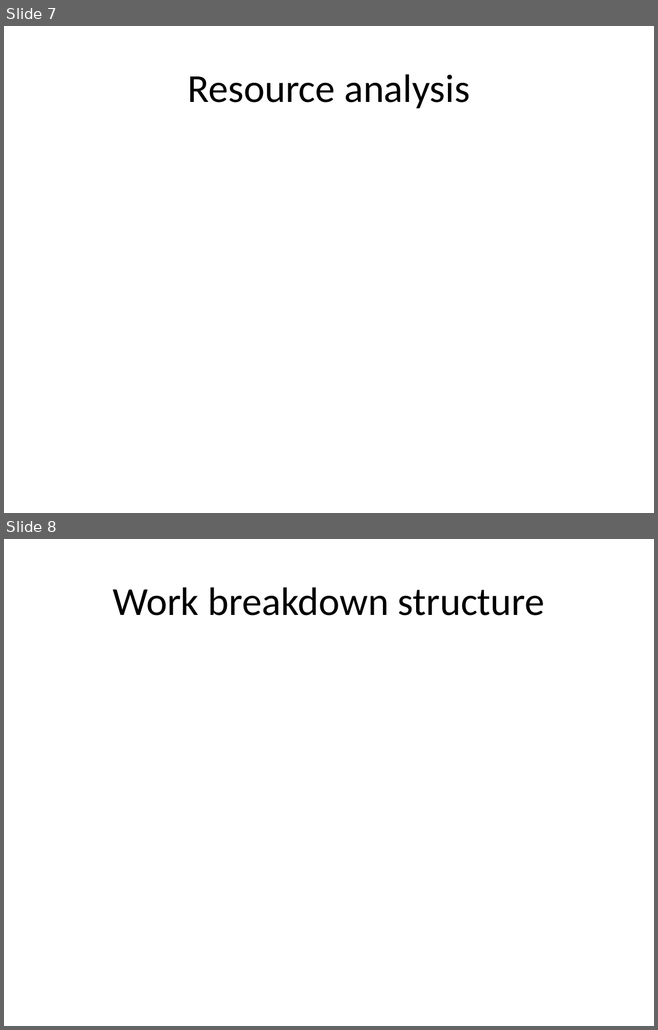
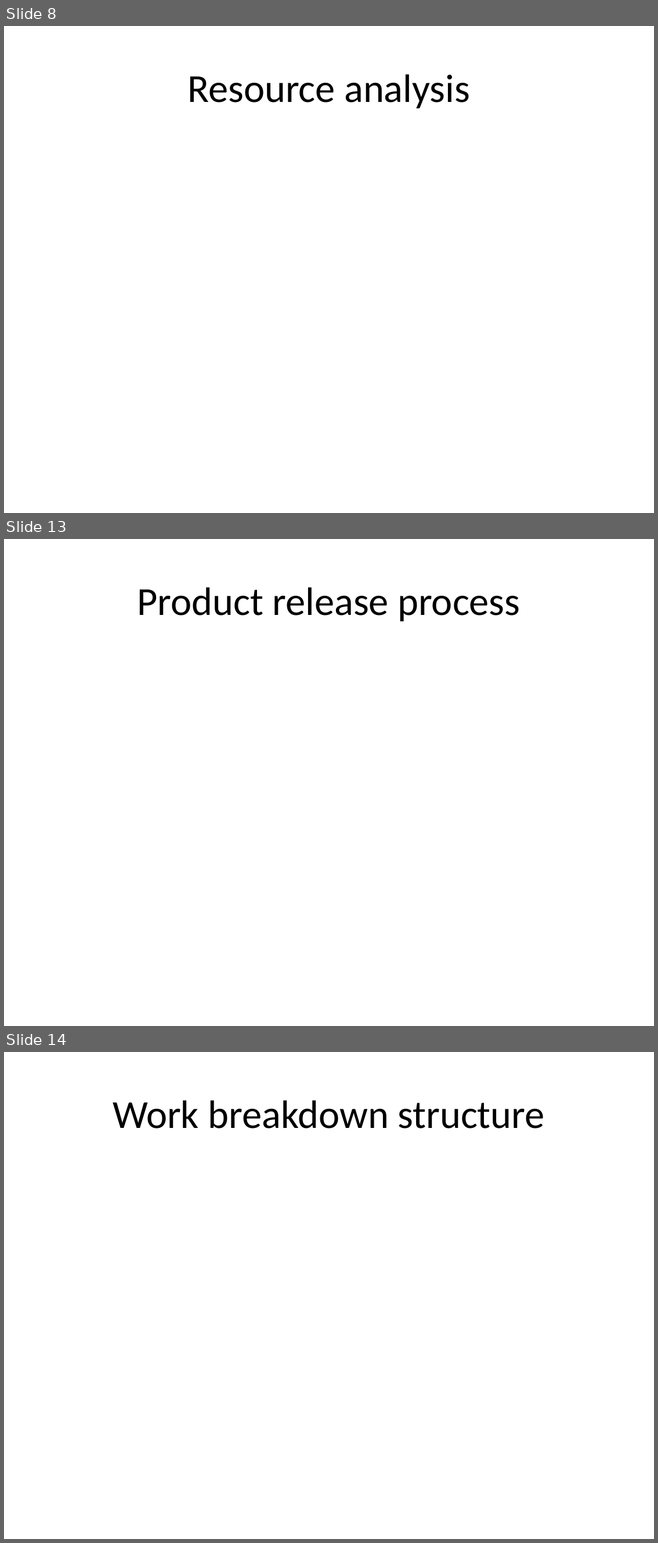
Before and after one commit to runningproject/documents, a slide deck: projectplan.pptx. Shown one above the other, each under a label of ours: slides 7 and 8 before the commit, slides 8, 13 and 14 after it; the slides between them are not shown. The pictures are 658x1030 and 658x1543 pixels, drawn with LibreOffice and Linux fonts; fonts in the diff are those of the drawing. Boxes give left, top, right and bottom in pixels: in the first picture for what was removed or moved away, otherwise in the second. Text is boxed around its words. In the diff, an @@ line names an element or a change of style, - is before the commit and + after.

```diff
--- a/projectplan.pptx
+++ b/projectplan.pptx
@@ slide 13 added at <box>4,539,654,1026</box>, background #FFFFFF @@
@@ title added at <box>137,587,520,621</box>, 44 pt, text #000000 @@
+Product release process
@@ what was slide 7 is now slide 8 @@
@@ what was slide 8 is now slide 14 @@
```
Also in this commit, not shown: 2 slides changed, 6 other slides added, 1 slide removed.
